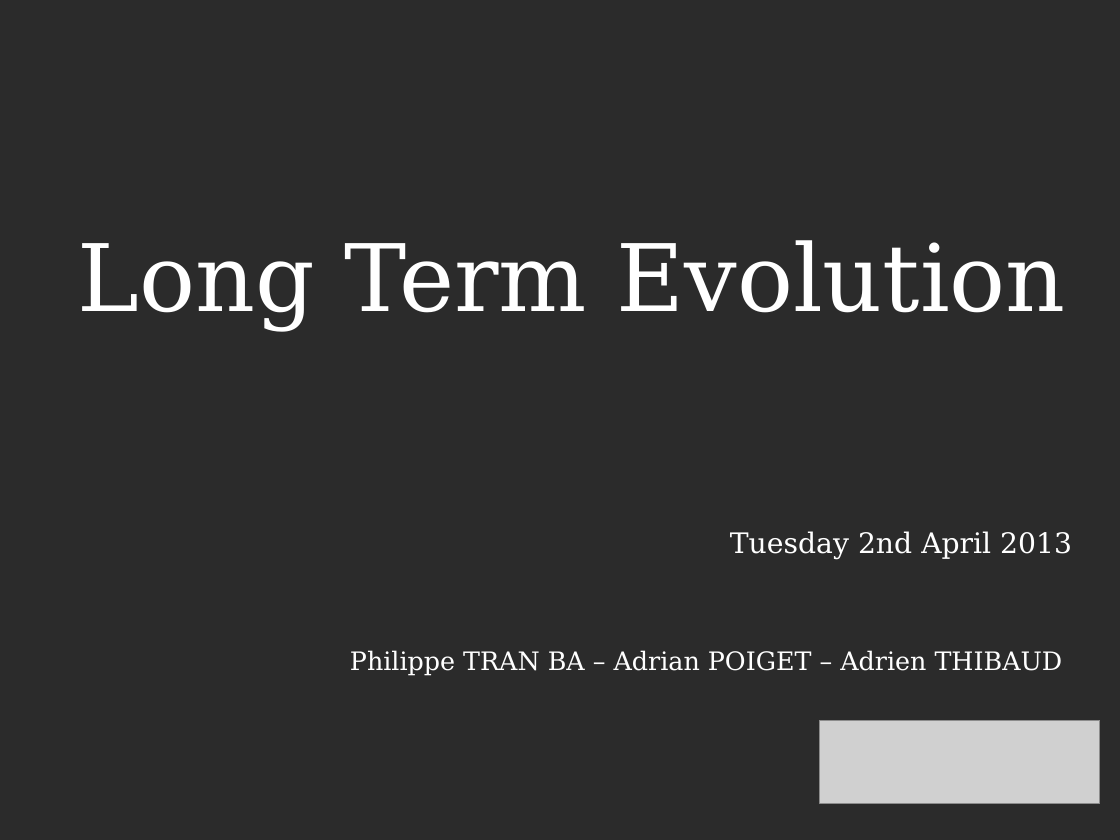
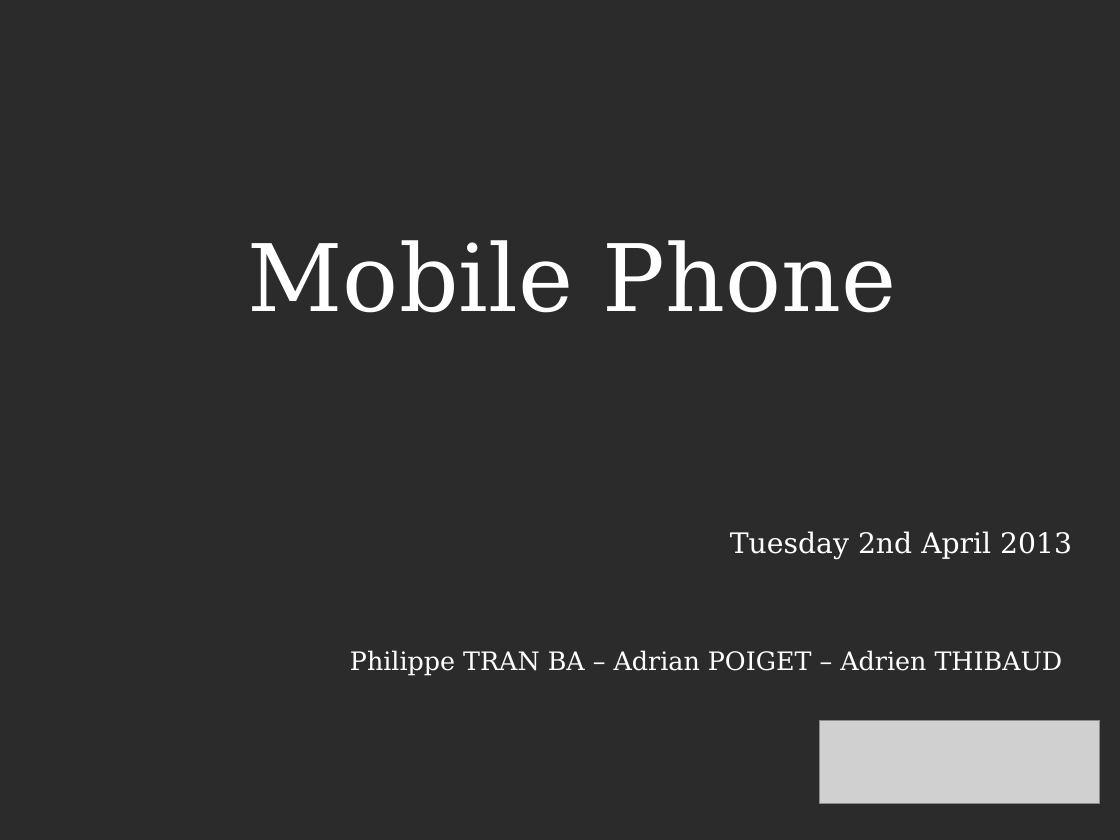
Before and after one commit to Varlorg/anglais, a slide deck: slide 1 of prezzz.odp. Drawn at 1120x840 pixels with LibreOffice and Linux fonts; fonts in the diff are those of the drawing; grey boxes stand for pictures; background and template pictures are left out; a plain dark background stands for a picture behind light text. Boxes give left, top, right and bottom in pixels: in the first picture for what was removed or moved away, otherwise in the second. Text is boxed around its words. In the diff, an @@ line names an element or a change of style, - is before the commit and + after.

Commit message:
changment du titre

```diff
--- a/prezzz.odp
+++ b/prezzz.odp
@@ text at (x1=248, y1=240, x2=897, y2=313): text changed @@
-Long Term Evolution
+Mobile Phone
```
